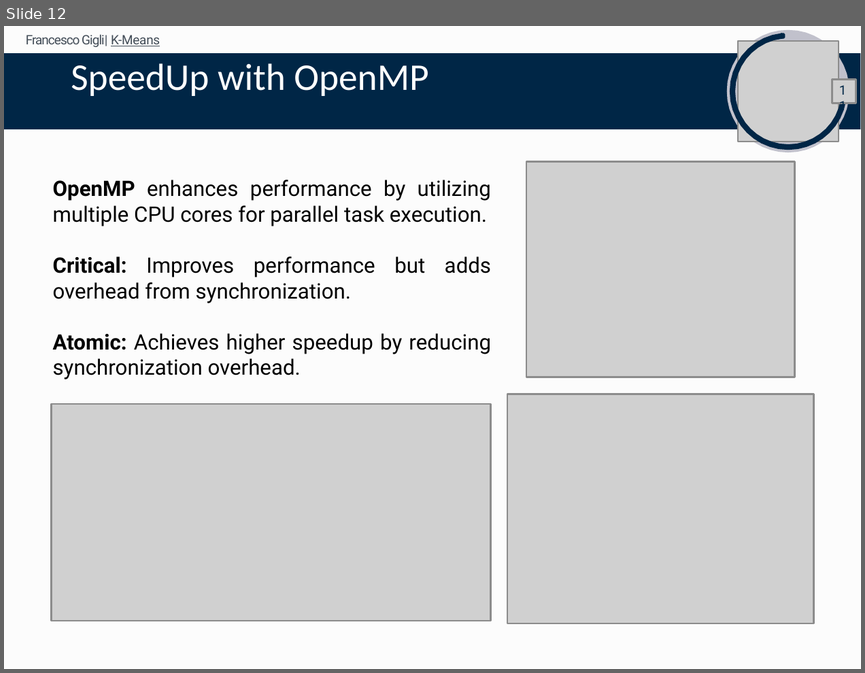
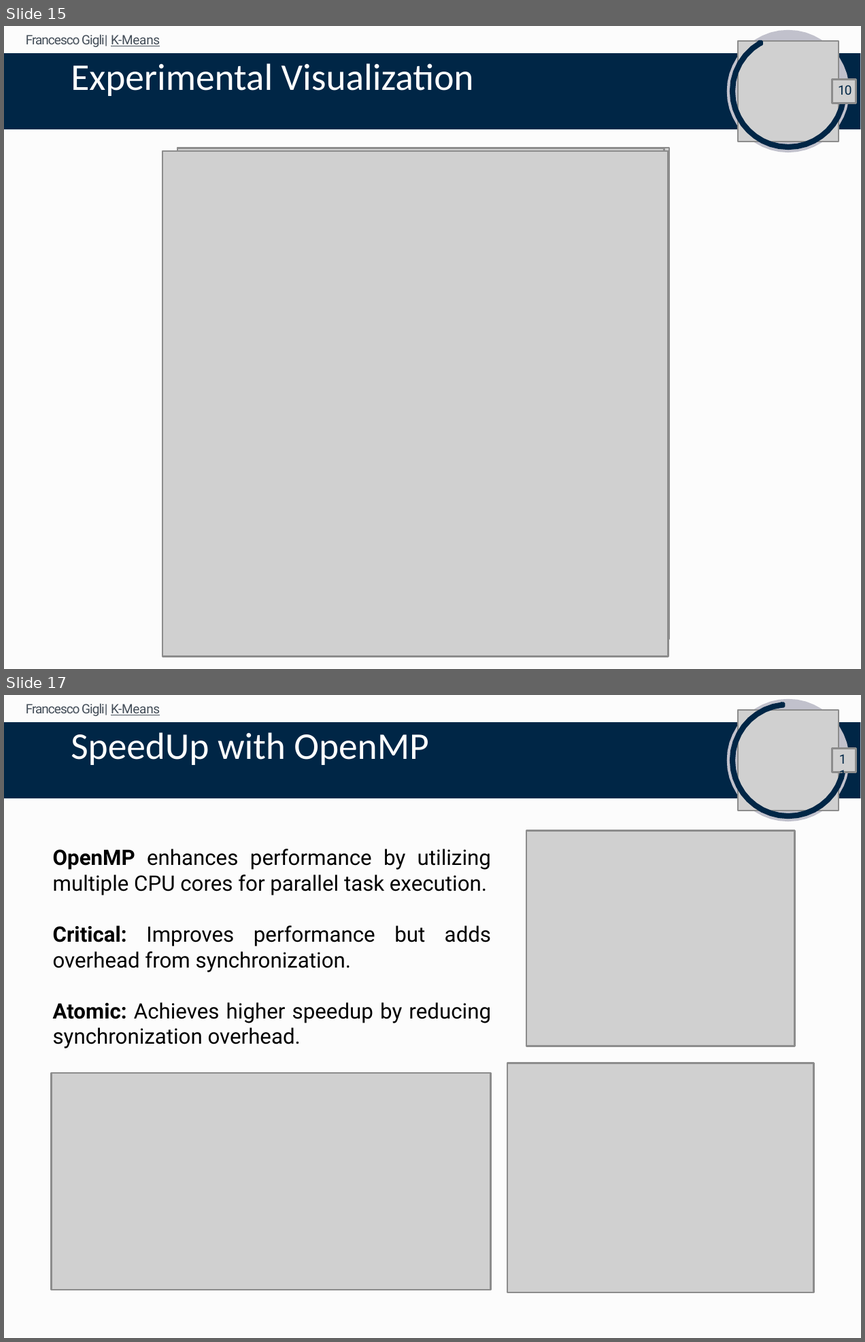
Before and after one commit to FrancescoGigli/K_Means_Parallel_Computing_Project_Mid_Term, a slide deck: KMeans_Presentation.pptx. Shown one above the other, each under a label of ours: slide 12 before the commit, slides 15 and 17 after it; the slides between them are not shown. The pictures are 865x673 and 865x1342 pixels, drawn with LibreOffice and Linux fonts; fonts in the diff are those of the drawing; grey boxes stand for pictures. Boxes give left, top, right and bottom in pixels: in the first picture for what was removed or moved away, otherwise in the second. Text is boxed around its words. In the diff, an @@ line names an element or a change of style, - is before the commit and + after.

```diff
--- a/KMeans_Presentation.pptx
+++ b/KMeans_Presentation.pptx
@@ slide 15 added at box(4, 26, 861, 669), background #FFFFFF; not listed: 1 template element that a slide beside it also shows @@
@@ text added at box(26, 34, 160, 47), 5.5 pt, text #434D58 @@
+Francesco Gigli| K-Means
@@ text added at box(71, 63, 474, 96), 16 pt, text #FFFFFF @@
+Experimental Visualization
@@ group added at box(4, 29, 861, 152): 4 freeform shapes, 2 pictures @@
@@ text added at box(838, 85, 852, 95), 5.5 pt, text #002646 @@
+10
@@ picture added at box(162, 152, 669, 658) @@
@@ picture added at box(177, 148, 669, 640) @@
@@ picture added at box(177, 148, 664, 635) @@
@@ what was slide 12 is now slide 17 @@
```
Also in this commit, not shown: 6 slides changed, 4 other slides added.
